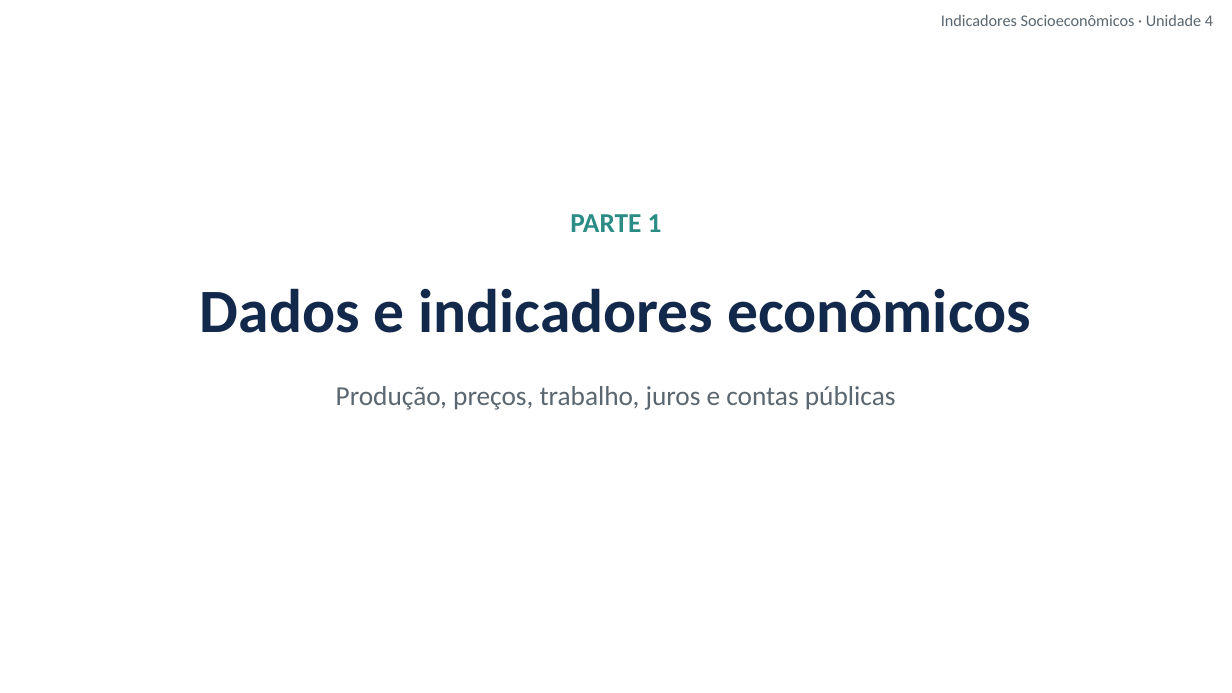
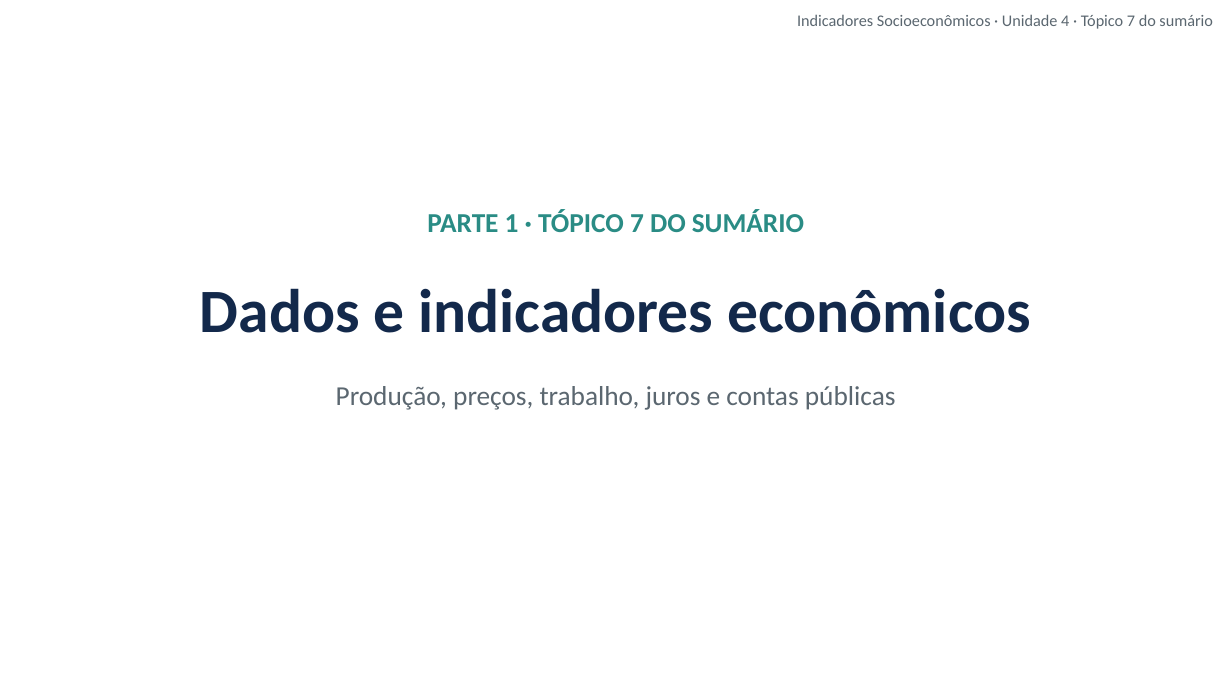
Before and after one commit to cleitonfranco74/gestao_publica, a slide deck: slide 3 of disciplina-08-indicadores-socioeconomicos/materiais/04_Unidade_4_Indicadores_Economicos_e_Conjuntura.pptx. Drawn at 1232x693 pixels with LibreOffice and Linux fonts; fonts in the diff are those of the drawing; background and template pictures are left out. Boxes give left, top, right and bottom in pixels: in the first picture for what was removed or moved away, otherwise in the second. Text is boxed around its words. In the diff, an @@ line names an element or a change of style, - is before the commit and + after.

```diff
--- a/disciplina-08-indicadores-socioeconomicos/materiais/04_Unidade_4_Indicadores_Economicos_e_Conjuntura.pptx
+++ b/disciplina-08-indicadores-socioeconomicos/materiais/04_Unidade_4_Indicadores_Economicos_e_Conjuntura.pptx
@@ text at (797,14,1213,29): text changed @@
-Indicadores Socioeconômicos · Unidade 4
+Indicadores Socioeconômicos · Unidade 4 · Tópico 7 do sumário
@@ text at (427,210,804,232): text changed @@
-PARTE 1
+PARTE 1 · TÓPICO 7 DO SUMÁRIO
```
Also in this commit, not shown: 17 other slides changed, 1 slide added, 8 other files.
